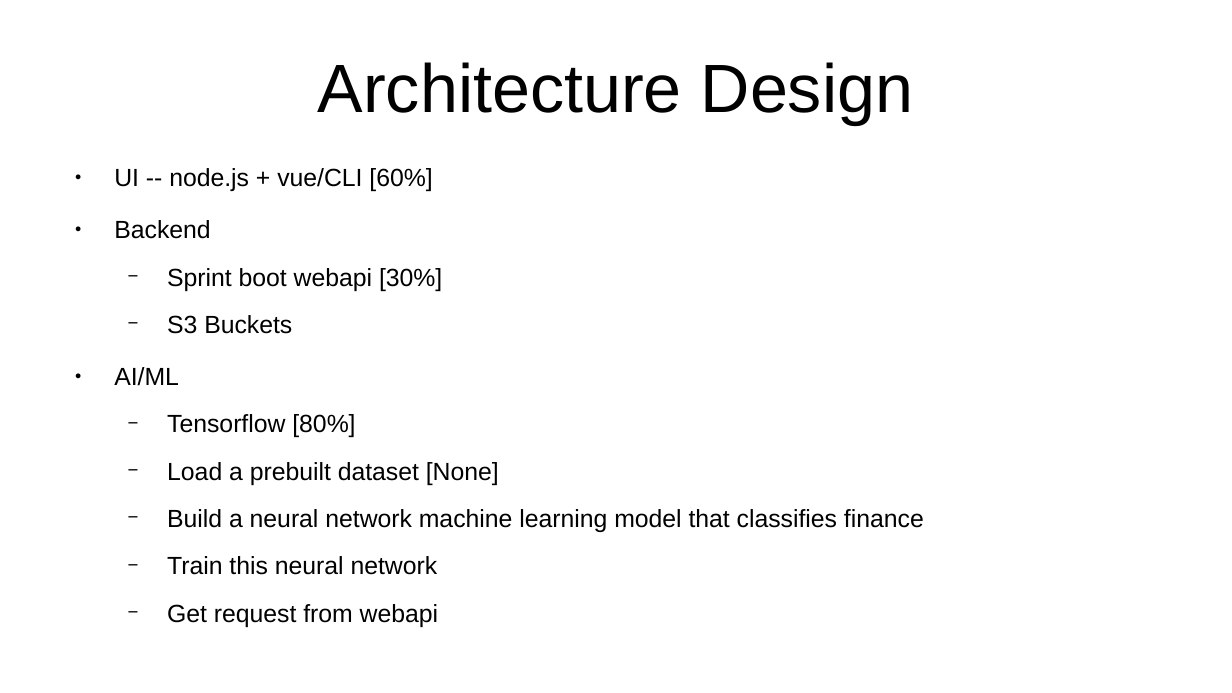
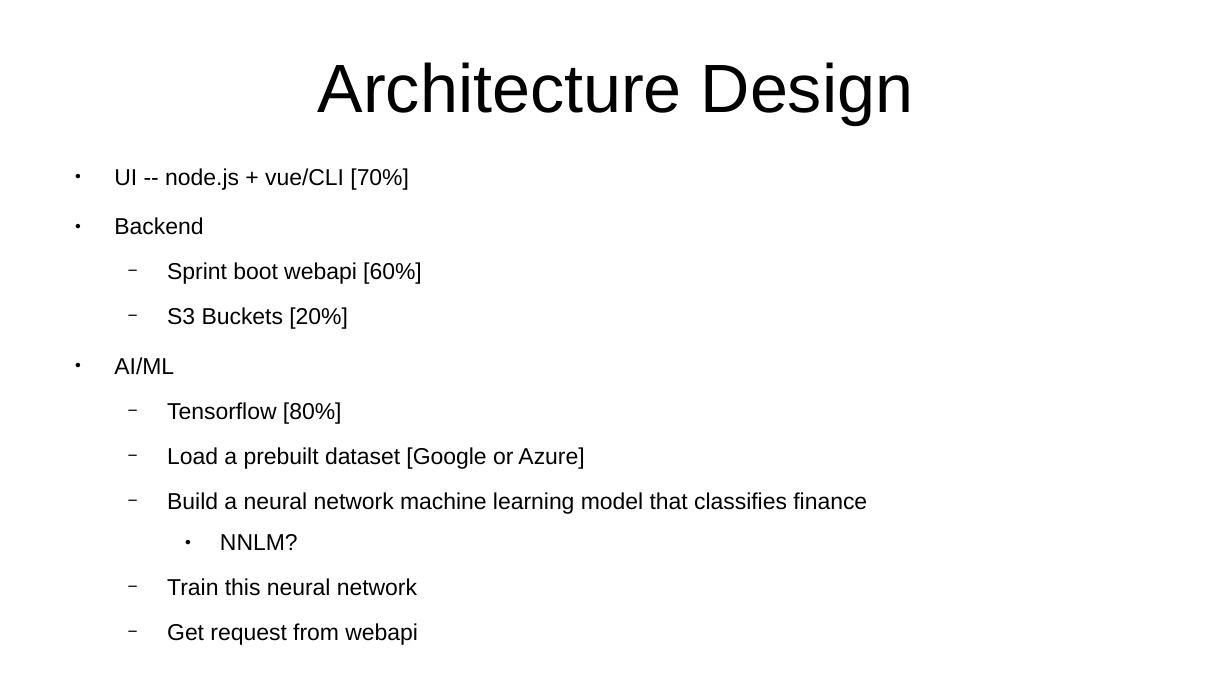
Before and after one commit to tonyctp/ai-learning, a slide deck: slide 3 of docs/Summary.odp. Drawn at 1232x693 pixels with LibreOffice and Linux fonts; fonts in the diff are those of the drawing. Boxes give left, top, right and bottom in pixels: in the first picture for what was removed or moved away, otherwise in the second. Text is boxed around its words. In the diff, an @@ line names an element or a change of style, - is before the commit and + after.

Commit message:
update web

```diff
--- a/docs/Summary.odp
+++ b/docs/Summary.odp
@@ text at [114,168,409,190]: text changed; size 16 to 14.8 pt @@
-● UI -- node.js + vue/CLI [60%]
+● UI -- node.js + vue/CLI [70%]
@@ text at [114,217,867,645]: size 16 to 14.8 pt in "Backend", "AI/ML", "Tensorflow [80%]", "Build a neural network machine learning model ..." and 2 more places @@
@@ text at [167,262,422,329]: text changed; size 16 to 14.8 pt @@
-  − Sprint boot webapi [30%]
-  − S3 Buckets
+  − Sprint boot webapi [60%]
+  − S3 Buckets [20%]
@@ text at [167,447,584,469]: text changed; size 16 to 14.8 pt @@
-  − Load a prebuilt dataset [None]
+  − Load a prebuilt dataset [Google or Azure]
@@ text at [220,534,298,550]: paragraph added @@
+    ● NNLM?
```
Also in this commit, not shown: 2 other slides changed, 1 slide added.
